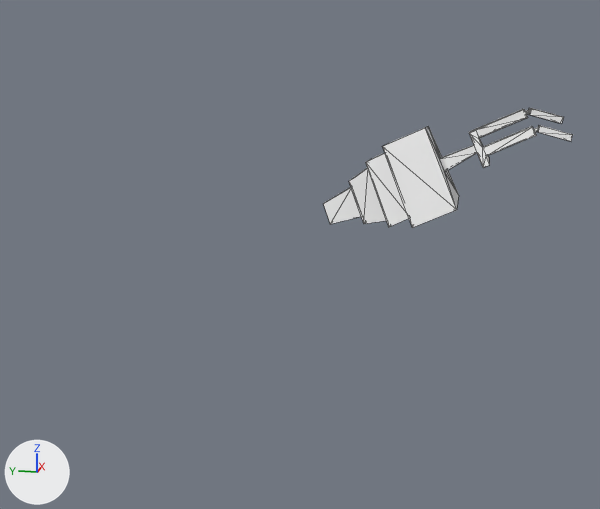
One commit to the COLLADA model res/models/Players/Cr4nk/RIGHT_HAND_CRANK_HOOKING.dae: the scene before it, then after it.
Both versions are drawn from a 50 mm lens placed at (-15.89, -3.34, 5.73), pointed at (-0.02, -0.17, 1.77). Arrows for +X, +Y and +Z are at lower left; the lights stay in place. Mesh edges are drawn as thin lines.
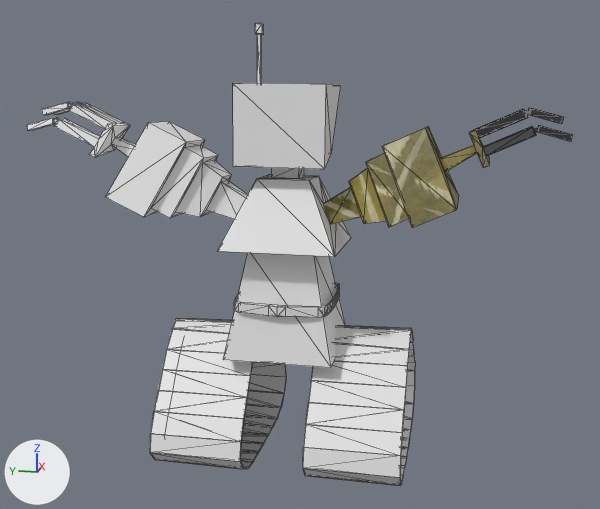
Where the newer file only moved an object's origin or applied its transform, the numbers keep the older frame.

Changed parts and their boxes (x1, y1, x2, y2) in the pictures (600 x 509 px):
```json
{"object": "Plane.004", "change": "added", "after": [27, 23, 415, 486], "faces in mat_pasek_014 (white #e7e7e7)": [27, 23, 415, 486], "faces in mat_material_016 (white #e7e7e7)": [234, 282, 339, 318]}
{"object": "Plane.001", "change": "recoloured", "before": [323, 108, 573, 228], "after": [323, 108, 573, 228], "on screen": "white to yellow"}
```

Scene script edits in JSON lines:
```json
{"op": "add", "block": "img_untitled_material_001_basecolor_png", "code": ["img_untitled_material_001_basecolor_png = load_image('untitled_Material.001_BaseColor.png', 'untitled_Material.001_BaseColor.png', 1024, 1024, 'sRGB')"]}
{"op": "add", "block": "mat_robot", "code": ["mat_robot = principled_material('robot')", "mat_robot.texture = img_untitled_material_001_basecolor_png"]}
{"op": "add", "block": "mat_pasek_014", "code": ["mat_pasek_014 = principled_material('pasek.014')", "mat_pasek_014.base_color = (0.8, 0.8, 0.8)  # white #e7e7e7"]}
{"op": "add", "block": "mat_material_016", "code": ["mat_material_016 = principled_material('Material.016')", "mat_material_016.base_color = (0.8, 0.8, 0.8)  # white #e7e7e7"]}
{"block": "me_plane_017", "where": "me_plane_017.from_pydata(...)  # 122 vertices, 238 faces; spans x -1.55..0.88, y -5.13..-0.71, z 2.5..4.74"}
{"op": "add", "block": "me_plane_017", "code": "me_plane_017.materials.append(mat_robot)  # picture img_untitled_material_001_basecolor_png"}
{"op": "add", "block": "me_plane_026", "code": ["me_plane_026 = bpy.data.meshes.new('Plane.026')", "me_plane_026.from_pydata(...)  # 869 vertices, 1390 faces; spans x -2.11..2.09, y -2.44..5.13, z -2.39..6.22", "# faces by material slot: [1010, 380]", "me_plane_026.materials.append(mat_pasek_014)  # white #e7e7e7", "me_plane_026.materials.append(mat_material_016)  # white #e7e7e7"]}
{"op": "add", "block": "ob_plane_004", "code": ["ob_plane_004 = bpy.data.objects.new('Plane.004', me_plane_026)", "ob_plane_004.location = (0.0, 0.0, 0.0)"]}
```
